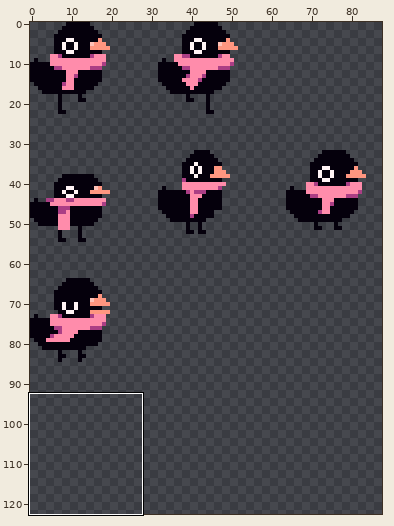
A sprite sheet gets an edit: src/assets/player/player.png. Above, an overview of the earlier version with the close-up marked.
Close-up. Earlier state:
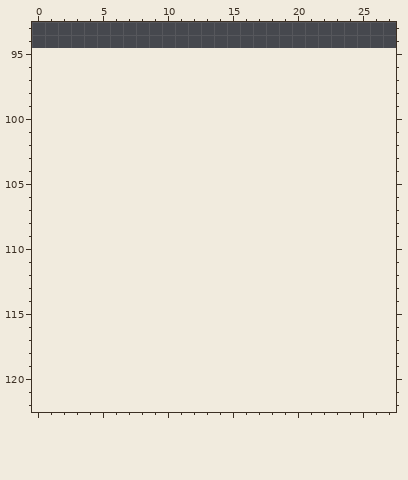
The file is 96x96 pixels. Shown: x 0..27, y 93..122. The old version is drawn lined up with the new one, on the new canvas. The wide view leaves out empty margins.
After the commit:
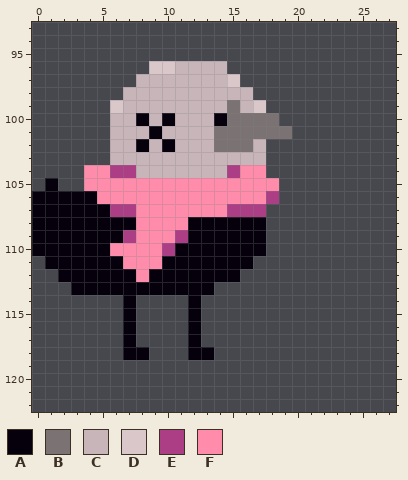
Palette (. is transparent): A #05000c  B #7b7274  C #c8b5b9  D #d9c7ca  E #ab3e85  F #ff8cab
Edits made:
canvas 96x96 -> 96x128, the old top-left corner now at 0,-1 (the part of the old canvas that was cut away was empty and is not shown)
The edit adds colour A in row 100 at x 8, 10 and 14; in row 101 at x 9; in row 102 at x 8 and 10; in row 105 at x 1; in row 106 at x 0 to 4; in row 107 at x 0 to 5.
The edit adds colour A in row 108 at x 0 to 7 and 12 to 17; in row 109 at x 0 to 6 and 12 to 17; in row 110 at x 0 to 5 and 11 to 17; in row 111 at x 1 to 6 and 10 to 16; in row 112 at x 2 to 7 and 9 to 15; in row 113 at x 3 to 13.
The edit adds colour A in rows 114 to 117 at x 7 and 12; in row 118 at x 7 to 8 and 12 to 13.
The edit adds colour B in row 99 at x 15; in row 100 at x 15 to 18; in row 101 at x 14 to 19; in row 102 at x 14 to 16.
The edit adds colour C in row 96 at x 11 to 14; in row 97 at x 8 to 14; in row 98 at x 7 to 16; in row 99 at x 7 to 14 and 16; in row 100 at x 6 to 7, 9 and 11 to 13; in row 101 at x 6 to 8 and 10 to 13.
The edit adds colour C in row 102 at x 6 to 7, 9, 11 to 13 and 17; in row 103 at x 6 to 17; in row 104 at x 8 to 14.
The edit adds colour D in row 96 at x 9 to 10; in row 97 at x 15; in row 99 at x 6 and 17.
The edit adds colour E in row 104 at x 6 to 7 and 15; in row 106 at x 18; in row 107 at x 6 to 7 and 15 to 17; in row 109 at x 7 and 11; in row 110 at x 10.
The edit adds colour F in row 104 at x 4 to 5 and 16 to 17; in row 105 at x 4 to 18; in row 106 at x 5 to 17; in row 107 at x 8 to 14; in row 108 at x 8 to 11; in row 109 at x 8 to 10.
The edit adds colour F in row 110 at x 6 to 9; in row 111 at x 7 to 9; in row 112 at x 8.
Pixel boxes of the changes (left, top, right, bottom) in both close-ups:
added: (32, 61, 292, 360)
